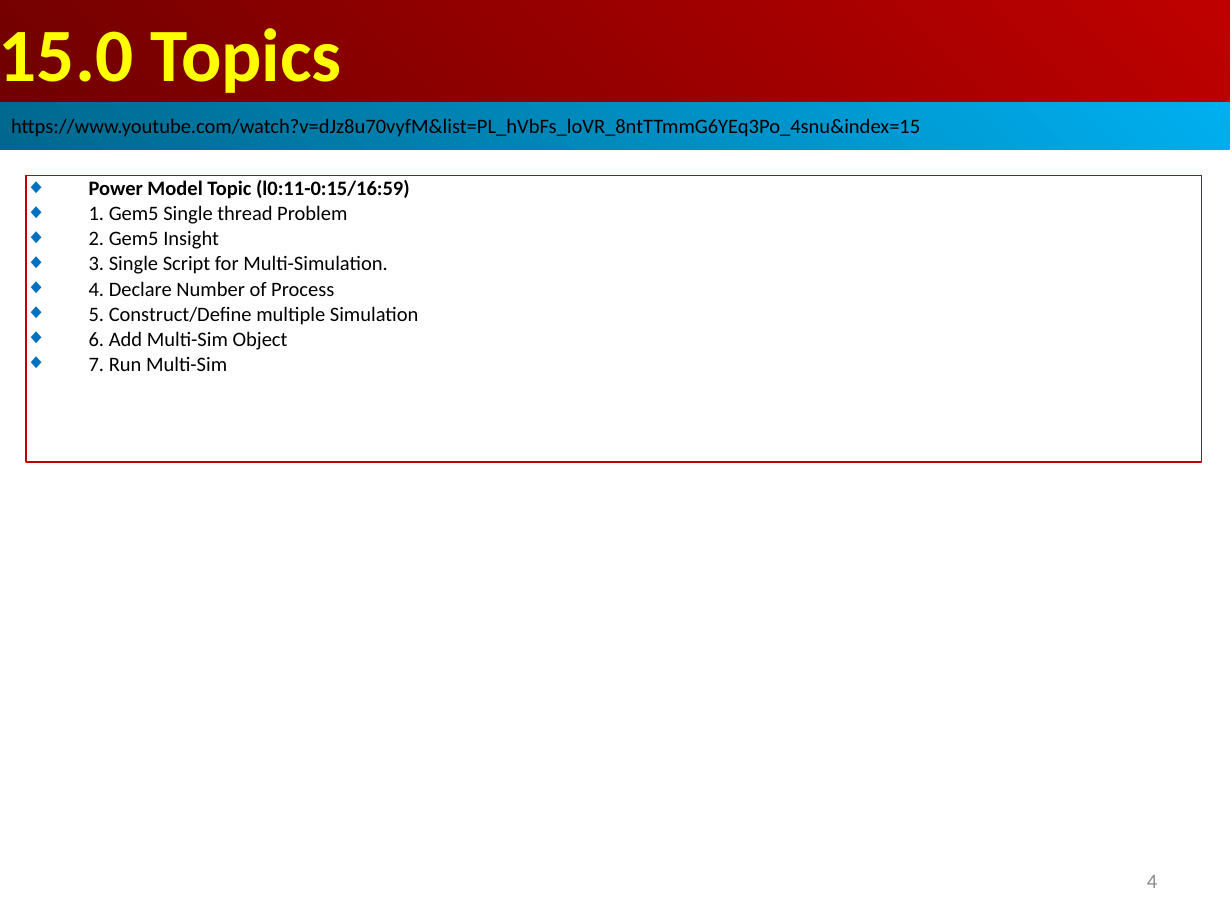
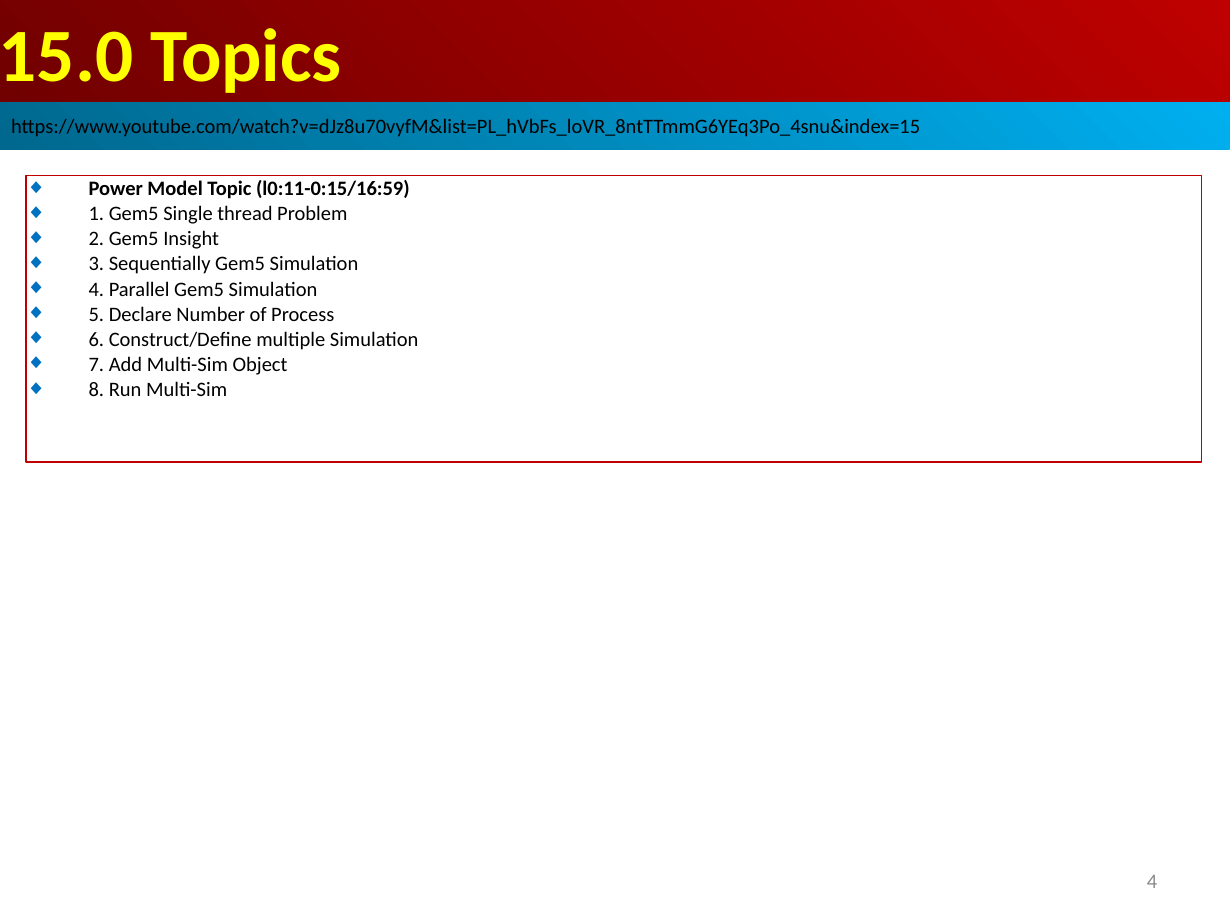
Before and after one commit to peterhchen/AIU_CS850_Gem5_McPAT, a slide deck: slide 4 of 050_Gem5/015.MultiSim/000_Video/015.MultiSim.ppt. Drawn at 1232x924 pixels with LibreOffice and Linux fonts; fonts in the diff are those of the drawing. Boxes give left, top, right and bottom in pixels: in the first picture for what was removed or moved away, otherwise in the second. Text is boxed around its words. In the diff, an @@ line names an element or a change of style, - is before the commit and + after.

```diff
--- a/050_Gem5/015.MultiSim/000_Video/015.MultiSim.ppt
+++ b/050_Gem5/015.MultiSim/000_Video/015.MultiSim.ppt
@@ text in rectangle at [89,255,419,396]: text changed @@
-◆ 3. Single Script for Multi-Simulation.
-◆ 4. Declare Number of Process
-◆ 5. Construct/Define multiple Simulation
-◆ 6. Add Multi-Sim Object
-◆ 7. Run Multi-Sim
+◆ 3. Sequentially Gem5 Simulation
+◆ 4. Parallel Gem5 Simulation
+◆ 5. Declare Number of Process
+◆ 6. Construct/Define multiple Simulation
+◆ 7. Add Multi-Sim Object
+◆ 8. Run Multi-Sim
```
Also in this commit, not shown: 3 other slides changed.
